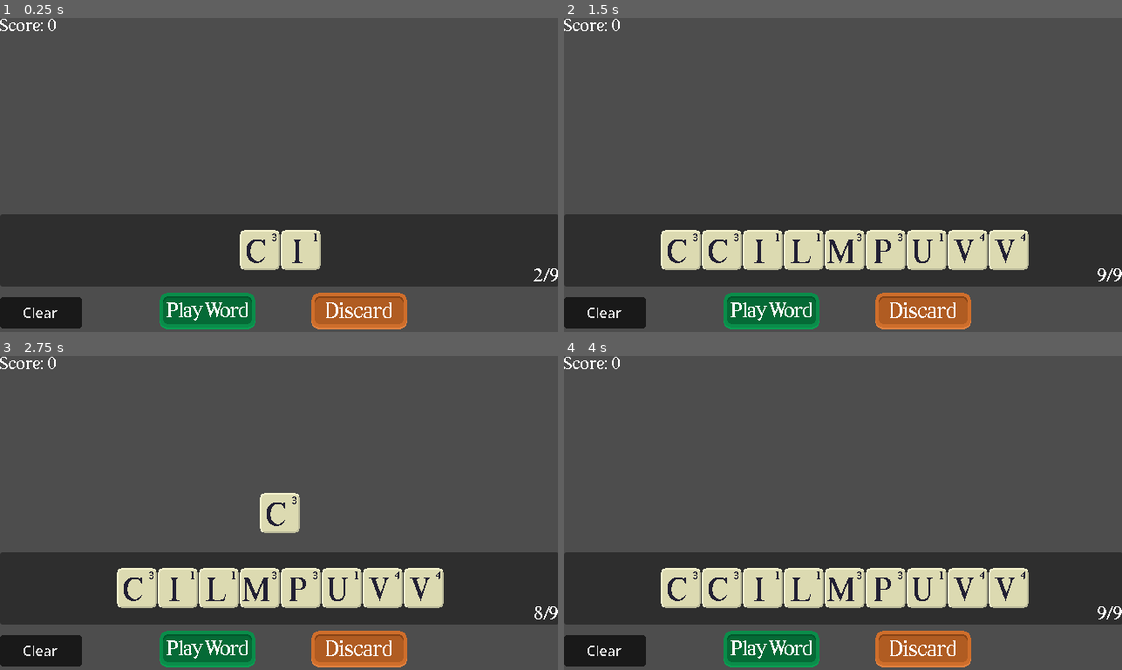
Above: before the commit, frames 1-4 (two rows, left to right).
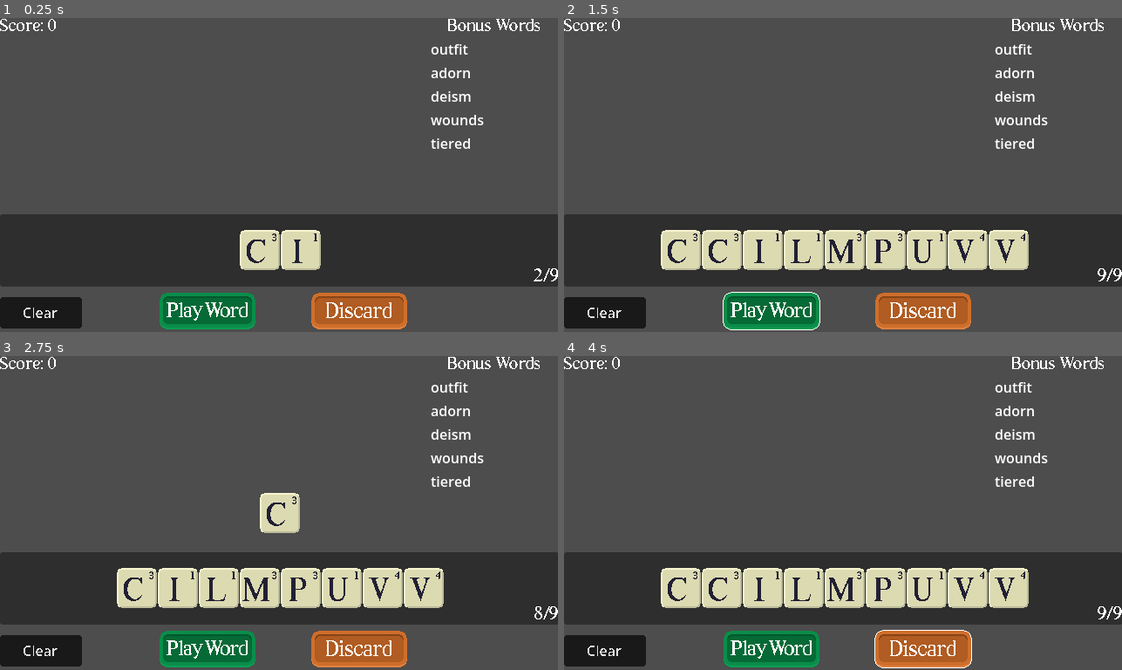
Above: after the commit, the same moments.

Repository: Dead-Vortex/Lexigraph
Game: Godot game, scene res://scenes/game.tscn
The game is run twice, just before and just after one commit, with the same random seed, the same clock (stepped at 60 frames per second) and the same inputs.
Inputs (mouse positions are in pixels of both pictures, inside the frame that each line leads up to):
- Up to frame 1 (0.25 s): no input
- Up to frame 2 (1.5 s): click (770, 310) at 0.5 s; click (770, 310) at 1.25 s
- Up to frame 3 (2.75 s): click (117, 588) at 2.02 s
- Up to frame 4 (4 s): click "Clear" at 2.75 s; click (921, 648) at 3.5 s

The runs differ from the first frame. In frame 1, 0.8% of the frame differs, in the area x 77-97%, y 0-42%; in frame 2, 0.9%, in the area x 28-97%, y 0-100%; in frame 3, 0.8%; in frame 4, 0.9%.

Commit message:
Add bonus words UI and scoring
Introduce a BonusWords VBox with a header label and LabelSettings, add pressed/hover textures for PlayWord and DiscardTiles buttons, and wire up script support for bonus words. Script changes: expose bonuswordscontainer, add bonus_words array and amount_of_bonus_words_to_choose, call new_bonus_words() on ready, implement new_bonus_words(amount) to pick random 4–6 letter words from en_dictionary and create Label nodes under the BonusWords container, and on word play check for bonus words (logs when played) and apply a multiplier to the played hand score. These changes add a visible bonus-word feature and adjust scoring accordingly.

Diff:
--- a/scenes/game.tscn
+++ b/scenes/game.tscn
@@ -5,9 +5,13 @@
 [ext_resource type="FontFile" uid="uid://cplknmcpefu3s" path="res://fonts/Times New Normal Regular.ttf" id="3_lnu2h"]
 [ext_resource type="Material" uid="uid://dp6tyqiu8s2a1" path="res://shaders/pixeltext.tres" id="4_lbhrr"]
 [ext_resource type="Texture2D" uid="uid://bty4nf18hjtic" path="res://assets/playword.png" id="5_iywne"]
+[ext_resource type="Texture2D" uid="uid://dwji6if14prx1" path="res://assets/playwordPressed.png" id="6_dinhu"]
 [ext_resource type="Texture2D" uid="uid://8nisiy031ks" path="res://assets/discard.png" id="6_p57ef"]
+[ext_resource type="Texture2D" uid="uid://cihc4hssnlmpc" path="res://assets/playwordSelected.png" id="7_kvuet"]
 [ext_resource type="Texture2D" uid="uid://d0uas3kdsoohh" path="res://assets/bckg.png" id="7_u5sy4"]
 [ext_resource type="AudioStream" uid="uid://c131d8mtoyrt" path="res://sounds/tile1.ogg" id="8_gee14"]
+[ext_resource type="Texture2D" uid="uid://dm0cc62tyeurt" path="res://assets/discardPressed.png" id="9_trtic"]
+[ext_resource type="Texture2D" uid="uid://cosb4dyfehai8" path="res://assets/discardSelected.png" id="10_ir15t"]
 
 [sub_resource type="Shader" id="Shader_lbhrr"]
 code = "shader_type canvas_item;
@@ -39,6 +43,10 @@
 random_pitch = 1.122462
 streams_count = 1
 stream_0/stream = ExtResource("8_gee14")
+
+[sub_resource type="LabelSettings" id="LabelSettings_gee14"]
+font = ExtResource("3_lnu2h")
+font_size = 20
 
 [node name="Control" type="Control" unique_id=225371765]
 layout_mode = 3
@@ -136,6 +144,8 @@
 offset_right = 292.0
 offset_bottom = 356.0
 texture_normal = ExtResource("5_iywne")
+texture_pressed = ExtResource("6_dinhu")
+texture_hover = ExtResource("7_kvuet")
 
 [node name="DiscardTiles" type="TextureButton" parent="." unique_id=272335820]
 layout_mode = 0
@@ -144,6 +154,8 @@
 offset_right = 466.0
 offset_bottom = 356.0
 texture_normal = ExtResource("6_p57ef")
+texture_pressed = ExtResource("9_trtic")
+texture_hover = ExtResource("10_ir15t")
 
 [node name="Background" type="TextureRect" parent="." unique_id=649159811]
 visible = false
@@ -168,6 +180,22 @@
 [node name="AudioStreamPlayer" type="AudioStreamPlayer" parent="." unique_id=46288251]
 stream = SubResource("AudioStreamRandomizer_0tnpc")
 
+[node name="BonusWords" type="VBoxContainer" parent="." unique_id=1128078183]
+layout_mode = 1
+anchors_preset = 1
+anchor_left = 1.0
+anchor_right = 1.0
+offset_left = -146.0
+offset_bottom = 206.0
+grow_horizontal = 0
+
+[node name="BonusWordsTopLabel" type="Label" parent="BonusWords" unique_id=787423305]
+material = ExtResource("4_lbhrr")
+layout_mode = 2
+text = "Bonus Words"
+label_settings = SubResource("LabelSettings_gee14")
+horizontal_alignment = 1
+
 [connection signal="pressed" from="ClearWord" to="." method="_on_word_cleared"]
 [connection signal="pressed" from="PlayWord" to="." method="_on_word_played"]
 [connection signal="pressed" from="DiscardTiles" to="." method="_on_tiles_discarded"]
--- a/scripts/game.gd
+++ b/scripts/game.gd
@@ -7,6 +7,7 @@
 @onready var word_display = $WordDisplay
 @onready var tile_playmat = $PlayedTiles
 @onready var soundplayer = $AudioStreamPlayer
+@onready var bonuswordscontainer = $BonusWords
 
 var en_dictionary : PackedStringArray
 
@@ -14,6 +15,8 @@
 var deck = []
 var starting_tiles = []
 var discarded_tiles = []
+var bonus_words = []
+var amount_of_bonus_words_to_choose = 5
 
 var typed_word : String
 var played_tiles = []
@@ -94,6 +97,7 @@
 		#draw_new_tile(Letters.NUM_TO_LETTER[chosen_letter])
 		#await get_tree().create_timer(0.14).timeout
 	#print(deck)
+	new_bonus_words(amount_of_bonus_words_to_choose)
 
 func _process(_delta) -> void:
 	handCounter.text = str(hand.get_child_count()) + "/" + str(hand_size)
@@ -123,6 +127,18 @@
 	tiles_to_be_sorted.sort_custom(func(a, b): return a.name.naturalnocasecmp_to(b.name) < 0)
 	for i in len(tiles_to_be_sorted):
 		hand.move_child(tiles_to_be_sorted[i], i)
+
+func new_bonus_words(amount) -> void:
+	for i in amount:
+		bonus_words = []
+		var new_bonus_word_text_label = Label.new()
+		var chosen_bonus_word = en_dictionary[randi_range(0, len(en_dictionary))]
+		while len(chosen_bonus_word) < 4 or len(chosen_bonus_word) > 6:
+			chosen_bonus_word = en_dictionary[randi_range(0, len(en_dictionary))]
+			print("attempting to choose bonus word " + chosen_bonus_word)
+		bonus_words.append(chosen_bonus_word)
+		new_bonus_word_text_label.text = bonus_words[-1]
+		bonuswordscontainer.add_child(new_bonus_word_text_label)
 
 func _on_tile_clicked(clicked_tile) -> void:
 	if clicked_tile.get_parent() == hand:
@@ -155,10 +171,13 @@
 		hand_score = 0
 		mult = len(played_tiles)
 		#await get_tree().create_timer(0.3).timeout
+		if bonus_words.has(typed_word):
+			print("played bonus word " + typed_word)
 		for i in len(played_tiles):
 			hand_score += played_tiles[i].number
 			soundplayer.play()
 			await get_tree().create_timer(0.3).timeout
+		score *= mult
 		score += hand_score
 		scoreCounter.text = "Score: " + str(score)
 		print(hand_score)
Not shown, added: sounds/buttonDown.ogg.import
Not shown, added: sounds/buttonPress.ogg.import
Not shown, added: sounds/buttonUp.ogg.import
Not shown, changed: docs/index.html
Not shown, changed: docs/index.pck
